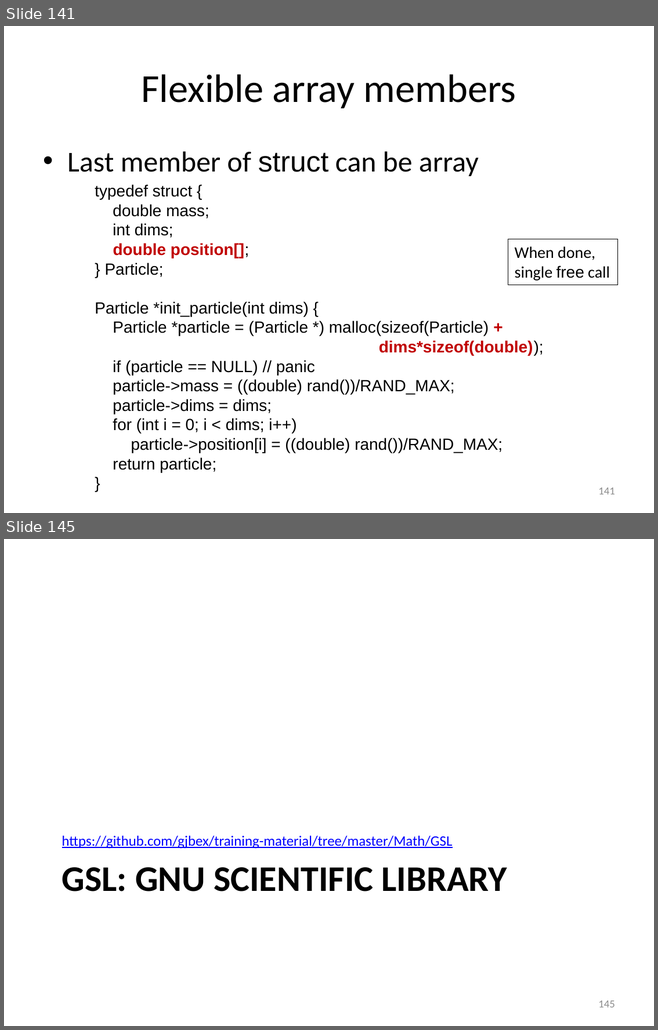
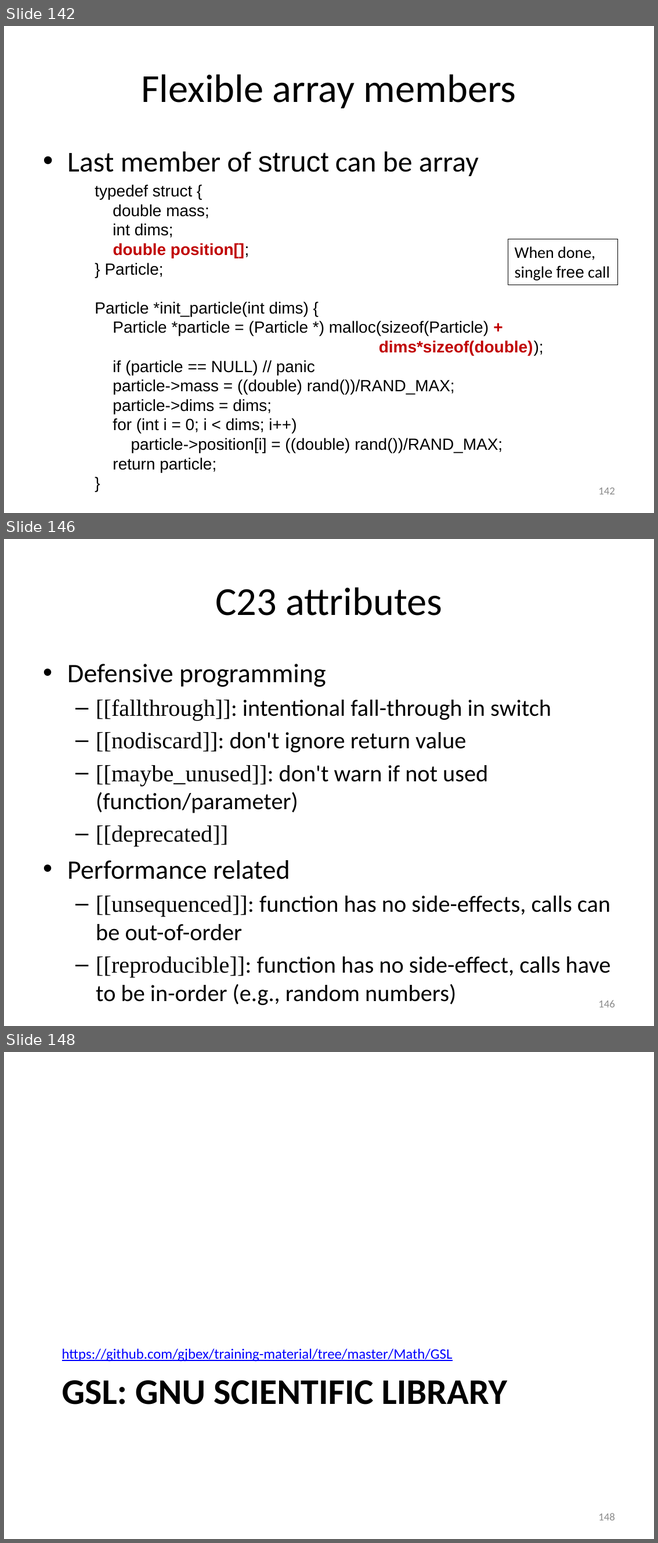
Before and after one commit to gjbex/Scientific-C, a slide deck: scientific_c.pptx. Shown one above the other, each under a label of ours: slides 141 and 145 before the commit, slides 142, 146 and 148 after it; the slides between them are not shown. The pictures are 658x1030 and 658x1543 pixels, drawn with LibreOffice and Linux fonts; fonts in the diff are those of the drawing. Boxes give left, top, right and bottom in pixels: in the first picture for what was removed or moved away, otherwise in the second. Text is boxed around its words. In the diff, an @@ line names an element or a change of style, - is before the commit and + after.

```diff
--- a/scientific_c.pptx
+++ b/scientific_c.pptx
@@ slide 146 added at [4,539,654,1026], background #FFFFFF @@
@@ title added at [215,587,442,616], 44 pt, text #000000 @@
+C23 attributes
@@ text added at [67,664,611,1005], 25.9 pt, text #000000 @@
+• Defensive programming
+  – [[fallthrough]]: intentional fall-through in switch
+  – [[nodiscard]]: don't ignore return value
+  – [[maybe_unused]]: don't warn if not used (function/parameter)
+  – [[deprecated]]
+• Performance related
+  – [[unsequenced]]: function has no side-effects, calls can be out-of-order
+  – [[reproducible]]: function has no side-effect, calls have to be in-order (e.g., random numbers)
@@ page number added at [598,1000,614,1008], 12 pt, text #8C8C8C @@
+146
@@ what was slide 141 is now slide 142 @@
@@ page number at [598,488,614,495]: text changed @@
-141
+142
@@ what was slide 145 is now slide 148 @@
@@ page number at [598,1513,614,1521]: text changed @@
-145
+148
```
Also in this commit, not shown: 5 slides changed, 2 other slides added.
